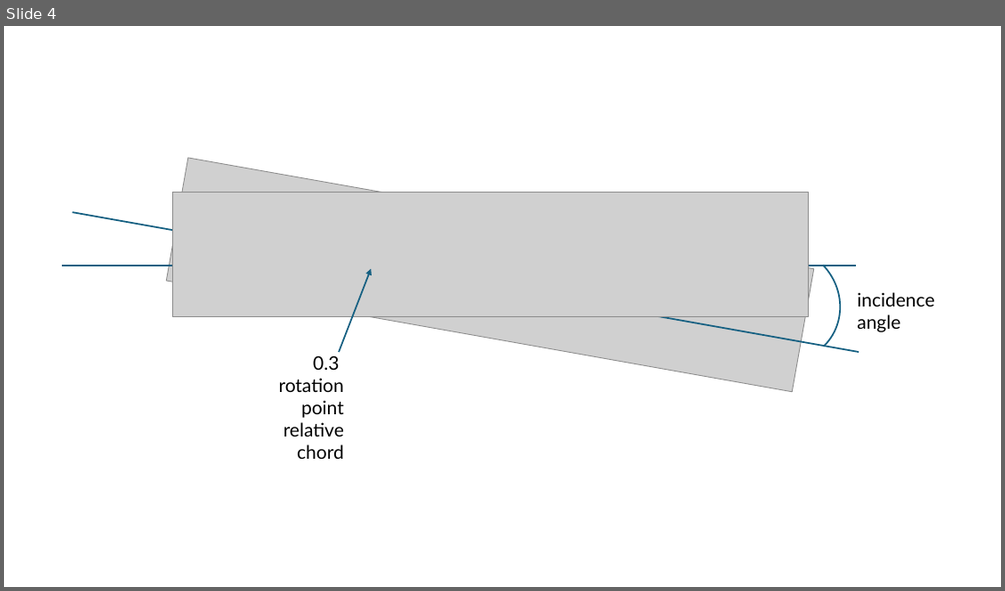
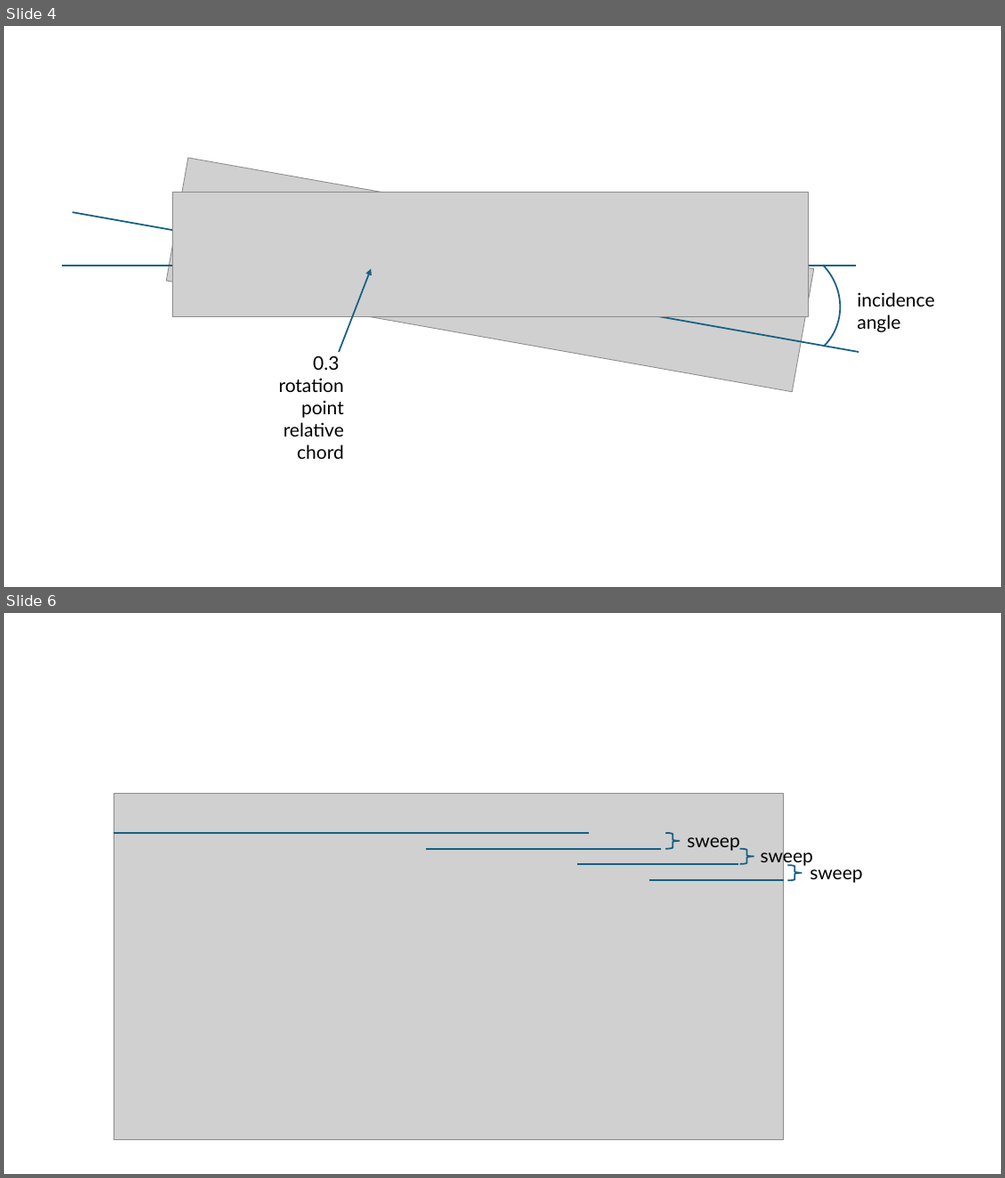
Before and after one commit to szymansk/da3Dalus, a slide deck: docs/images/images with text.pptx. Shown one above the other, each under a label of ours: slide 4 before the commit, slides 4 and 6 after it; the slides between them are not shown. The pictures are 1005x591 and 1005x1178 pixels, drawn with LibreOffice and Linux fonts; fonts in the diff are those of the drawing; grey boxes stand for pictures. Boxes give left, top, right and bottom in pixels: in the first picture for what was removed or moved away, otherwise in the second. Text is boxed around its words. In the diff, an @@ line names an element or a change of style, - is before the commit and + after.

```diff
--- a/docs/images/images with text.pptx
+++ b/docs/images/images with text.pptx
@@ slide 6 added at [4, 613, 1001, 1174], background #FFFFFF @@
@@ picture added at [113, 793, 784, 1139] @@
@@ line added from (114, 833) to (589, 833), #156082 1.5 pt @@
@@ line added from (426, 849) to (662, 849), #156082 1.5 pt @@
@@ left brace added at [666, 833, 680, 849], outline #156082 1.5 pt @@
@@ text added at [687, 837, 739, 851], 18 pt, text #000000 @@
+sweep
@@ left brace added at [740, 849, 754, 863], outline #156082 1.5 pt @@
@@ text added at [760, 846, 813, 867], 18 pt, text #000000 @@
+sweep
@@ line added from (577, 864) to (739, 864), #156082 1.5 pt @@
@@ left brace added at [788, 865, 802, 880], outline #156082 1.5 pt @@
@@ text added at [809, 869, 862, 883], 18 pt, text #000000 @@
+sweep
@@ line added from (649, 881) to (783, 881), #156082 1.5 pt @@
```
Also in this commit, not shown: 1 slide changed, 3 other slides added, 9 other files.
